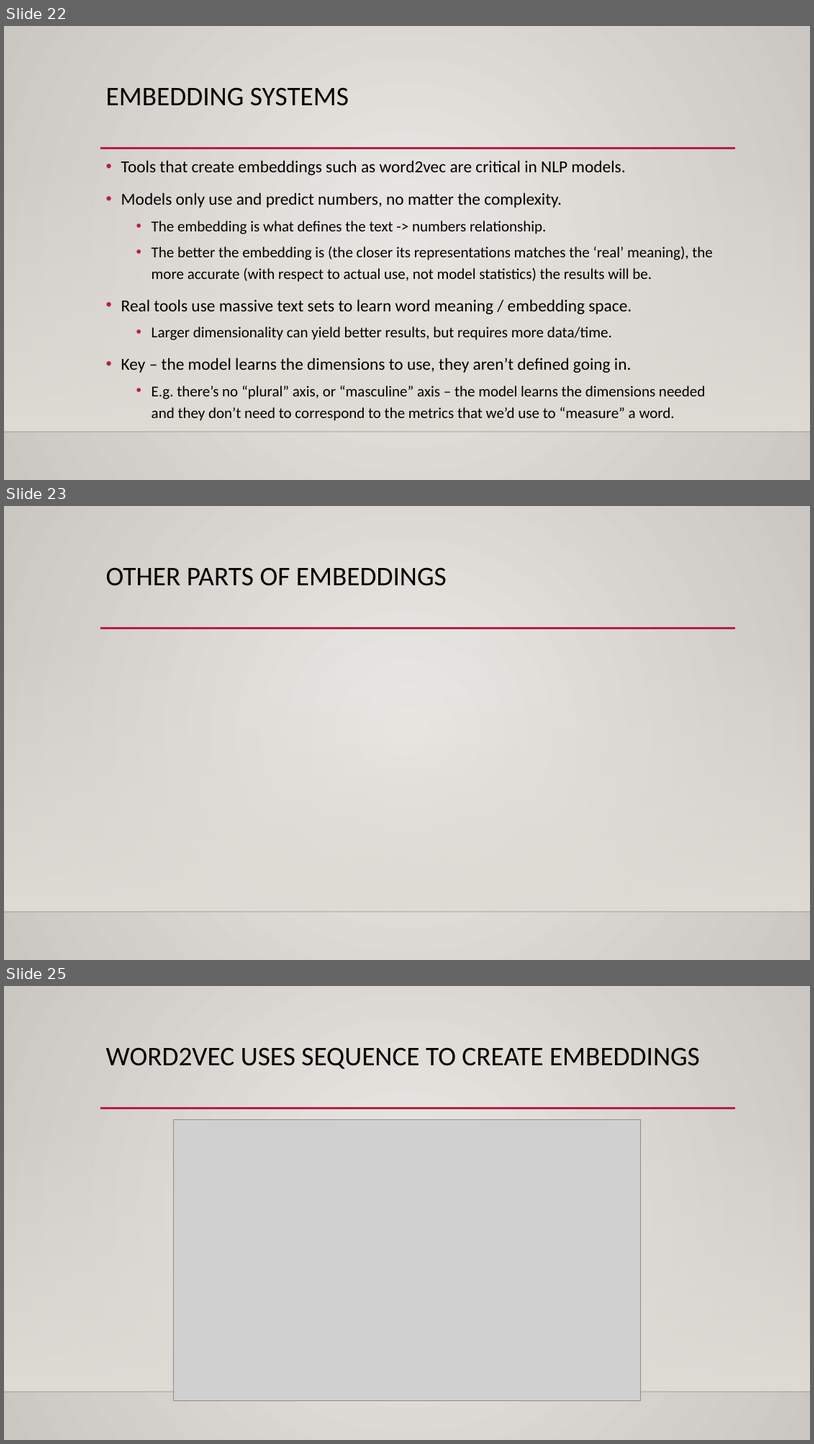
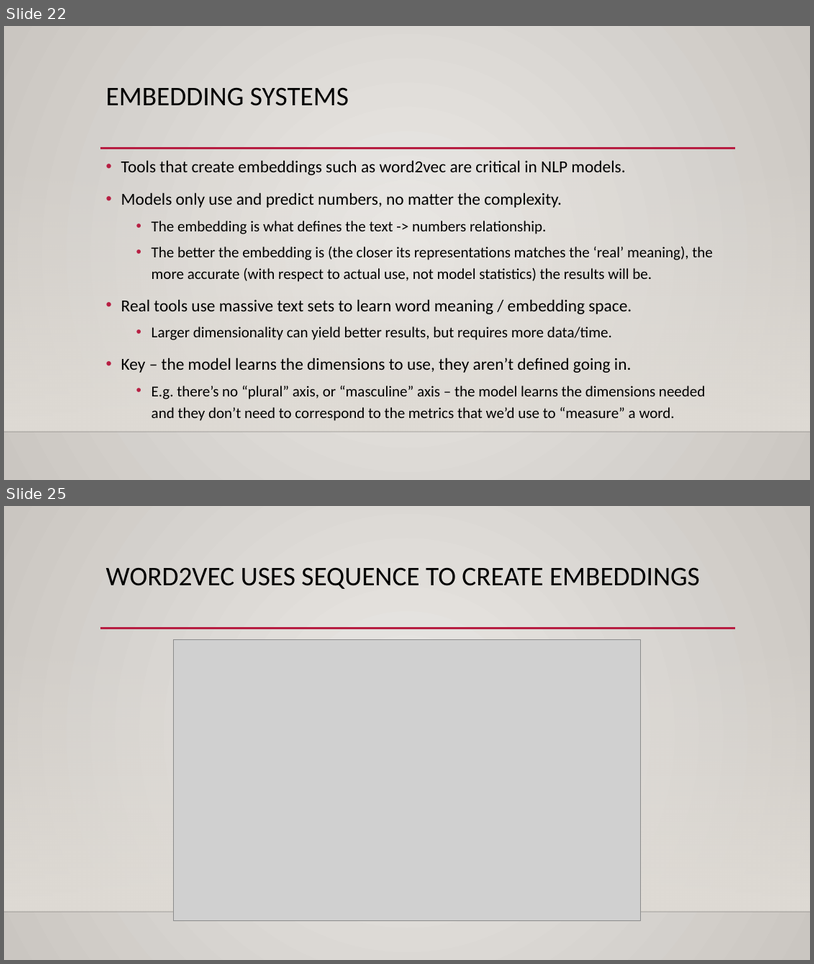
Before and after one commit to AkeemSemperDataScience/Intro_to_Machine_Learning_Students, a slide deck: reference_content/Slides/NLP_2.pptx. Shown one above the other, each under a label of ours: slides 22, 23 and 25 before the commit, slides 22 and 25 after it; the slides between them are not shown. The pictures are 814x1444 and 814x964 pixels, drawn with LibreOffice and Linux fonts; fonts in the diff are those of the drawing; grey boxes stand for pictures; background and template pictures are left out. Boxes give left, top, right and bottom in pixels: in the first picture for what was removed or moved away, otherwise in the second. Text is boxed around its words. In the diff, an @@ line names an element or a change of style, - is before the commit and + after.

```diff
--- a/reference_content/Slides/NLP_2.pptx
+++ b/reference_content/Slides/NLP_2.pptx
@@ slide 23 removed at (4,506,810,960), background gradient #ECEAE7 to #CAC7C1; not listed: 3 template elements that a slide beside it also shows @@
@@ title removed at (106,567,447,586) @@
-OTHER PARTS OF EMBEDDINGS
```
Also in this commit, not shown: 2 slides changed, 2 slides added, 3 other files.
